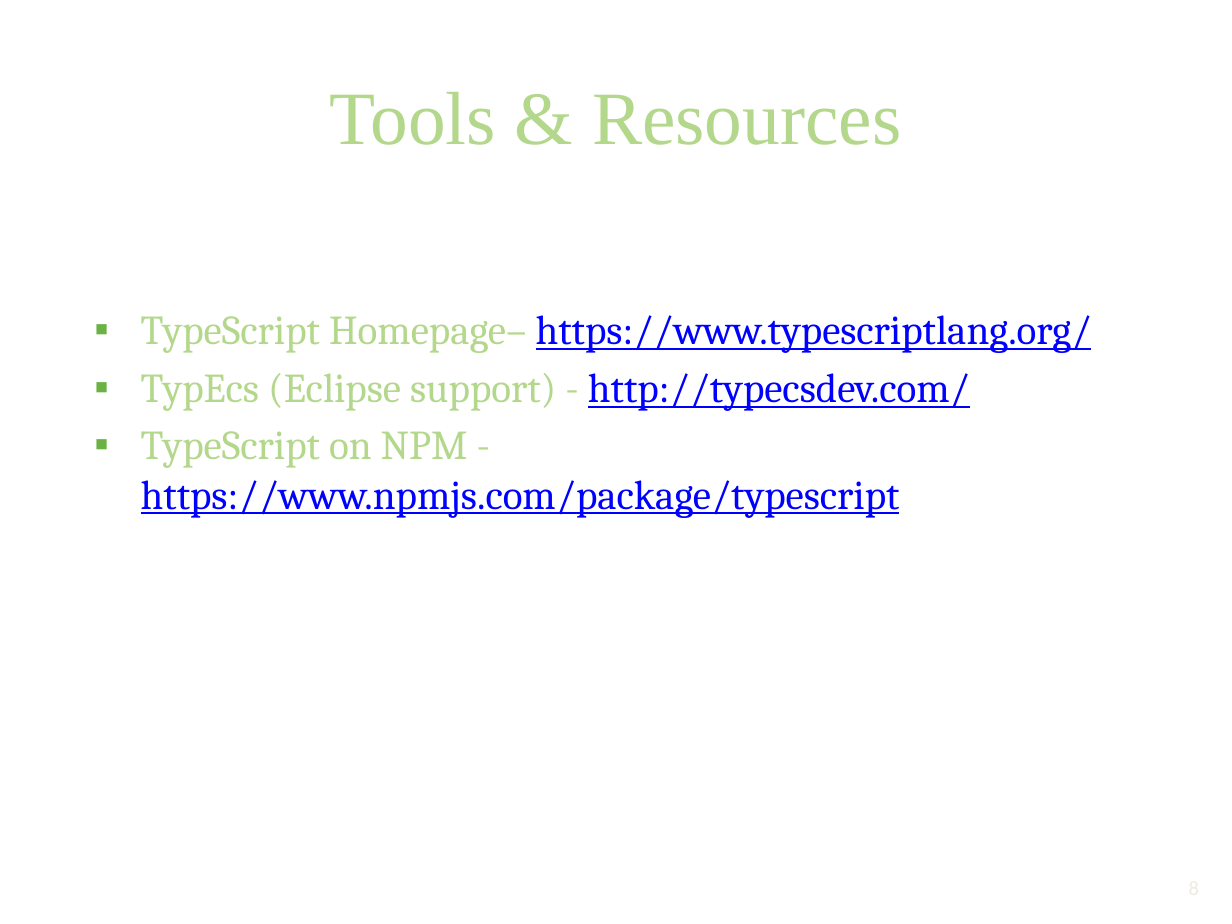
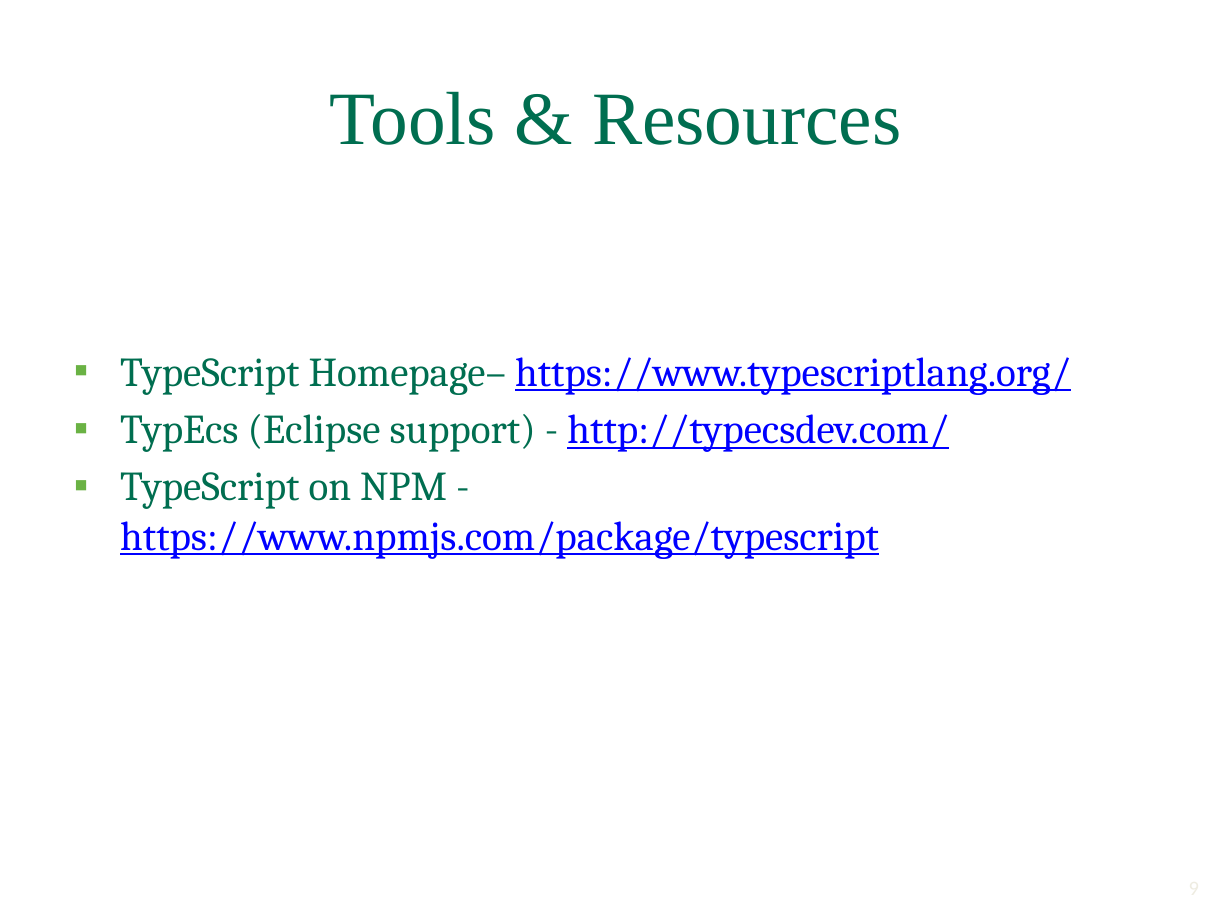
Before and after one commit to nickwigton/typescriptlnl, a slide deck: slide 9 of TypeScript PowerPoint.pptx (slide 8 before the commit). Drawn at 1232x924 pixels with LibreOffice and Linux fonts; fonts in the diff are those of the drawing; background and template pictures are left out. Boxes give left, top, right and bottom in pixels: in the first picture for what was removed or moved away, otherwise in the second. Text is boxed around its words. In the diff, an @@ line names an element or a change of style, - is before the commit and + after.

```diff
--- a/TypeScript PowerPoint.pptx
+++ b/TypeScript PowerPoint.pptx
@@ title "Tools & Resources" at bbox=[330, 91, 901, 145]: text colour #B3D78B to #006E50 @@
@@ text "TypeScript Homepage– https://www.typescriptlang.org/": place and size @@
-text "TypeScript Homepage– https://www.typescriptlang.org/" at bbox=[141, 315, 1092, 518]
+text "TypeScript Homepage– https://www.typescriptlang.org/" at bbox=[120, 357, 1071, 559]
@@ text "TypeScript Homepage– https://www.typescriptlang.org/" at bbox=[120, 357, 1071, 559]: text colour #B3D78B to #006E50 in "TypeScript Homepage–", "TypEcs (Eclipse support) -", "TypeScript on NPM -" @@
@@ page number at bbox=[924, 862, 1211, 912]: text changed @@
-8
+9
```
Also in this commit, not shown: 6 other slides changed, 1 slide added, 2 other files.
